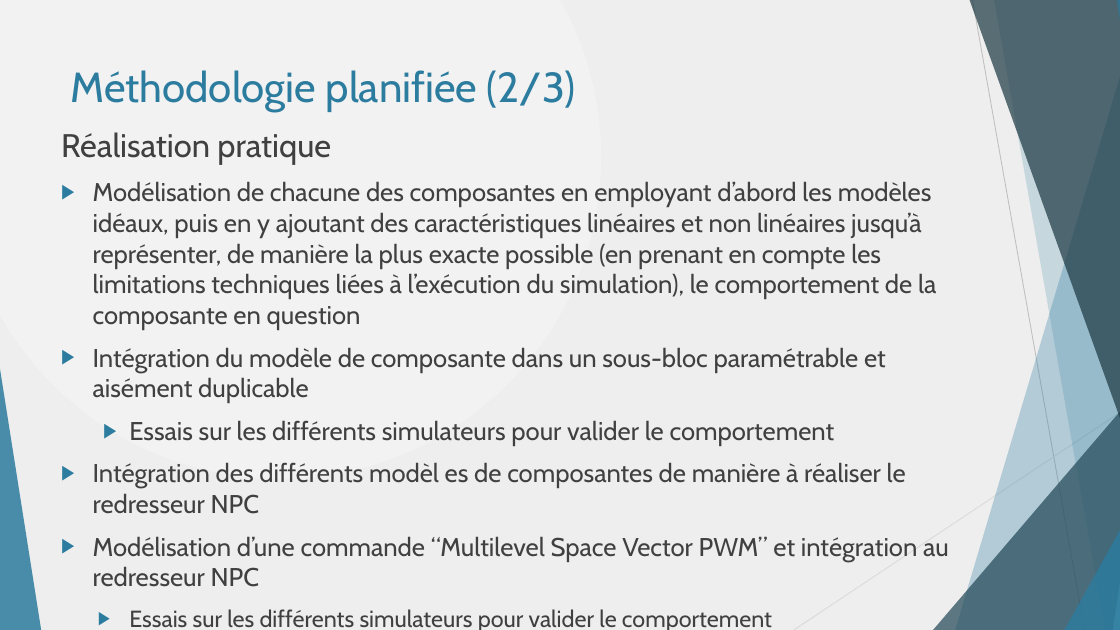
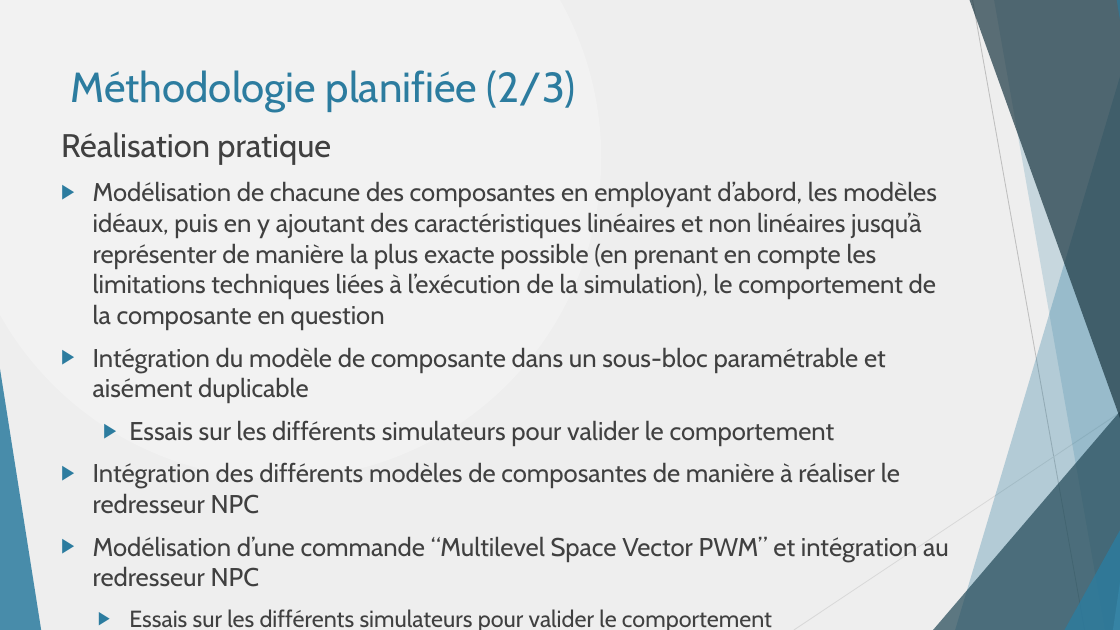
Before and after one commit to danthib76/DesignIV, a slide deck: slide 7 of Remise/Remise 1/Presentation_Remise_1.pptx. Drawn at 1120x630 pixels with LibreOffice and Linux fonts; fonts in the diff are those of the drawing. Boxes give left, top, right and bottom in pixels: in the first picture for what was removed or moved away, otherwise in the second. Text is boxed around its words. In the diff, an @@ line names an element or a change of style, - is before the commit and + after.

```diff
--- a/Remise/Remise 1/Presentation_Remise_1.pptx
+++ b/Remise/Remise 1/Presentation_Remise_1.pptx
@@ text at (93, 181, 937, 330): text changed @@
-▶ Modélisation de chacune des composantes en employant d’abord les modèles idéaux, puis en y ajoutant des caractéristiques linéaires et non linéaires jusqu’à représenter, de manière la plus exacte possible (en prenant en compte les limitations techniques liées à l’exécution du simulation), le comportement de la composante en question
+▶ Modélisation de chacune des composantes en employant d’abord, les modèles idéaux, puis en y ajoutant des caractéristiques linéaires et non linéaires jusqu’à représenter de manière la plus exacte possible (en prenant en compte les limitations techniques liées à l’exécution de la simulation), le comportement de la composante en question
@@ text at (93, 462, 900, 514): spaces changed @@
-▶ Intégration des différents modèl es de composantes de manière à réaliser le redresseur NPC
+▶ Intégration des différents modèles de composantes de manière à réaliser le redresseur NPC
```
Also in this commit, not shown: 7 other slides changed, 2 slides added, 9 other files.
